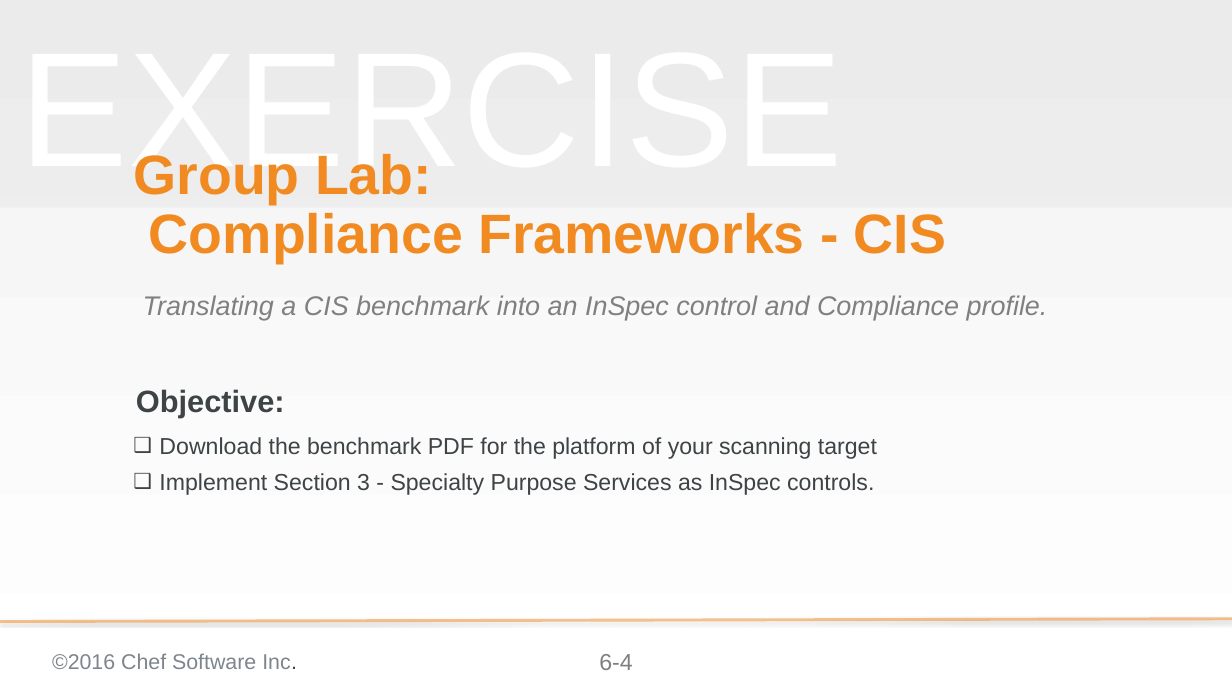
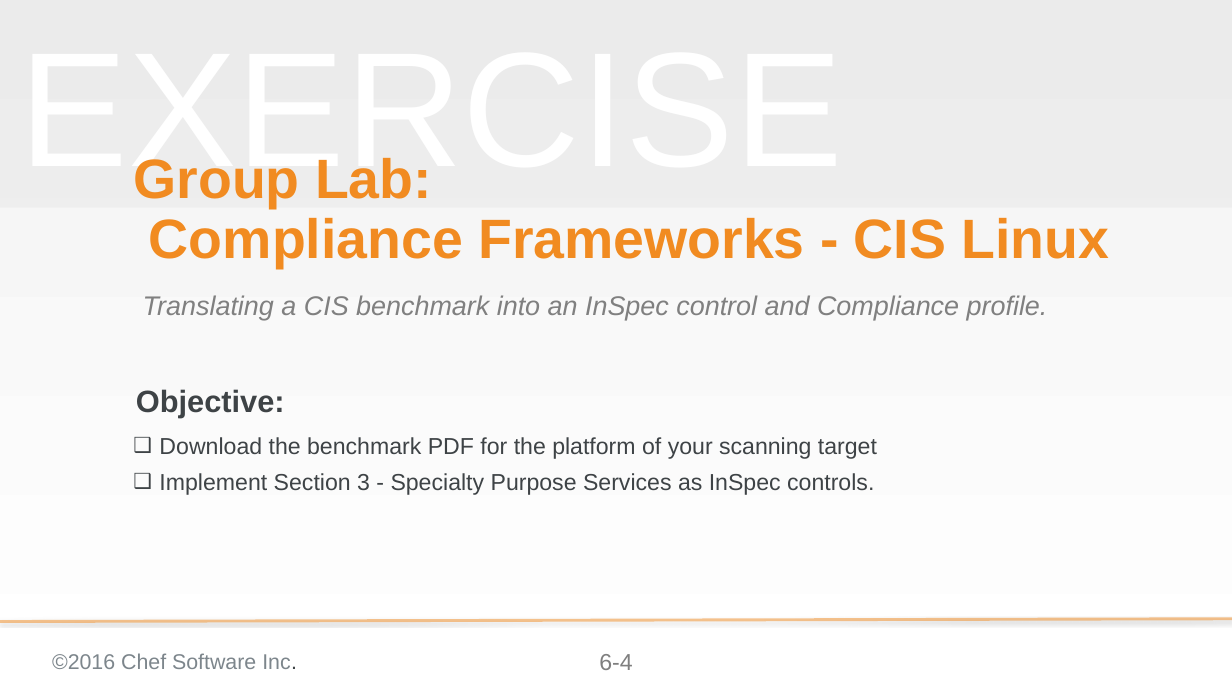
Before and after one commit to bchamby/chef-compliance-installation-configuration-operation, a slide deck: slide 4 of 06-compliance-frameworks-inspec.pptx. Drawn at 1232x693 pixels with LibreOffice and Linux fonts; fonts in the diff are those of the drawing; background and template pictures are left out. Boxes give left, top, right and bottom in pixels: in the first picture for what was removed or moved away, otherwise in the second. Text is boxed around its words. In the diff, an @@ line names an element or a change of style, - is before the commit and + after.

Commit message:
06-compliance-frameworks-inspec Finished CIS group lab and wrote DoD group lab

```diff
--- a/06-compliance-frameworks-inspec.pptx
+++ b/06-compliance-frameworks-inspec.pptx
@@ title at bbox=[134, 158, 1110, 268]: text changed @@
-Group Lab:
-Compliance Frameworks - CIS
+Group Lab:
+Compliance Frameworks - CIS Linux
```
Also in this commit, not shown: 9 other slides changed, 13 slides added, 1 slide removed.
